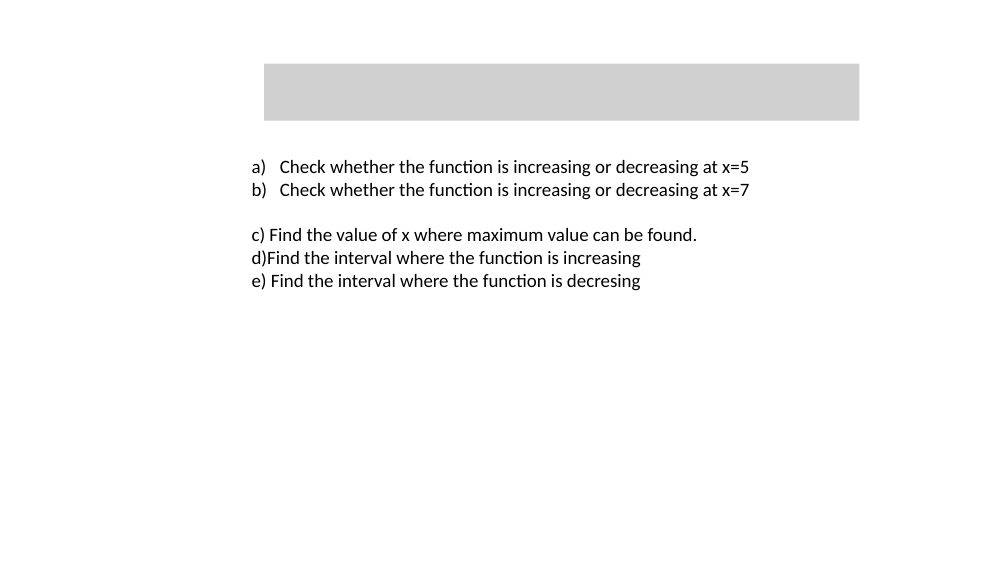
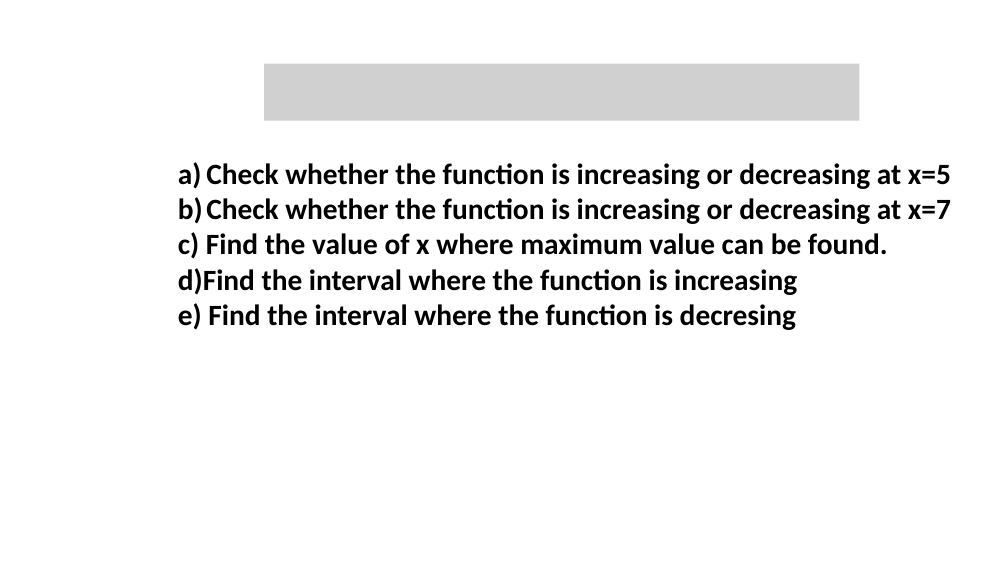
Before and after one commit to asif17203/UNIVERSITY_CLASS_LECTURE, a slide deck: slide 4 of Maxima and Minima.pptx. Drawn at 1008x567 pixels with LibreOffice and Linux fonts; fonts in the diff are those of the drawing; grey boxes stand for pictures. Boxes give left, top, right and bottom in pixels: in the first picture for what was removed or moved away, otherwise in the second. Text is boxed around its words. In the diff, an @@ line names an element or a change of style, - is before the commit and + after.

```diff
--- a/Maxima and Minima.pptx
+++ b/Maxima and Minima.pptx
@@ text "Check whether the function is ...": place and size @@
-text "Check whether the function is ..." at bbox=[252, 160, 749, 291]
+text "Check whether the function is ..." at bbox=[178, 163, 951, 330]
@@ text "Check whether the function is ..." at bbox=[178, 163, 951, 330]: size 18 to 28 pt, bold on @@
```
Also in this commit, not shown: 7 other files.
